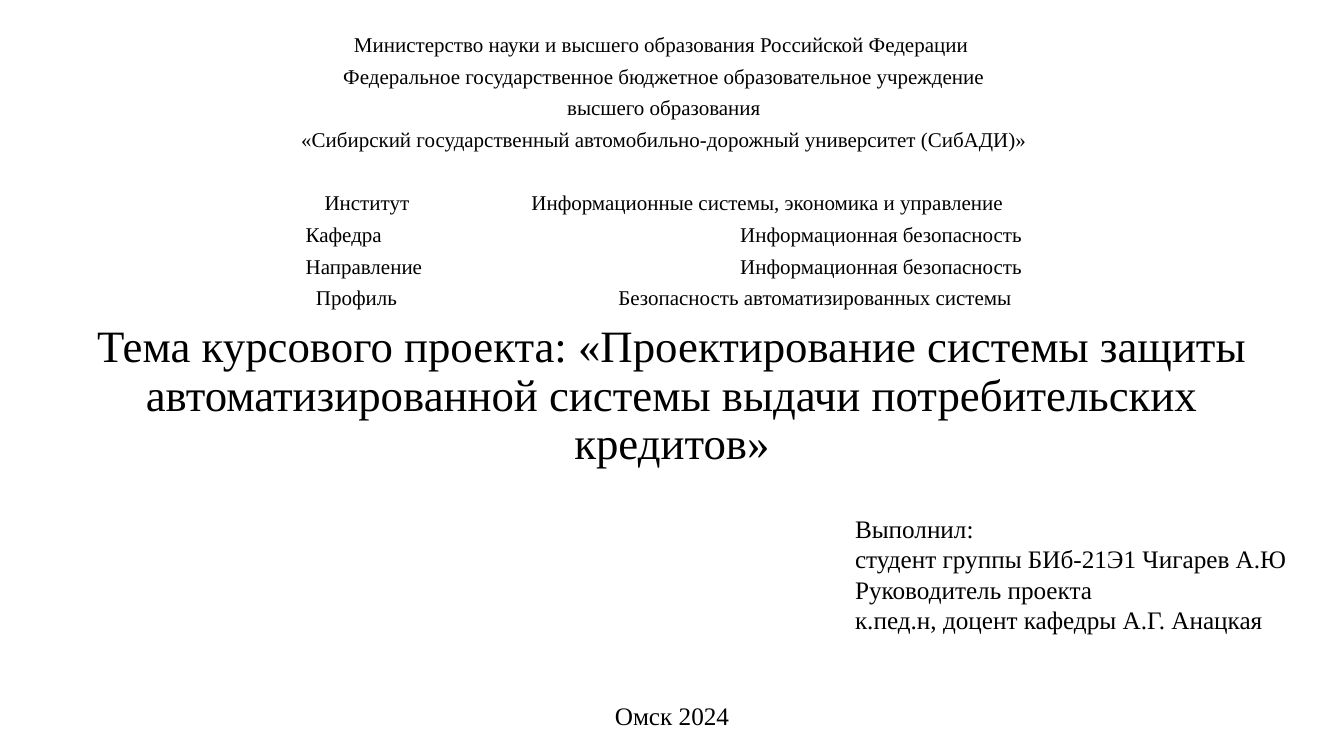
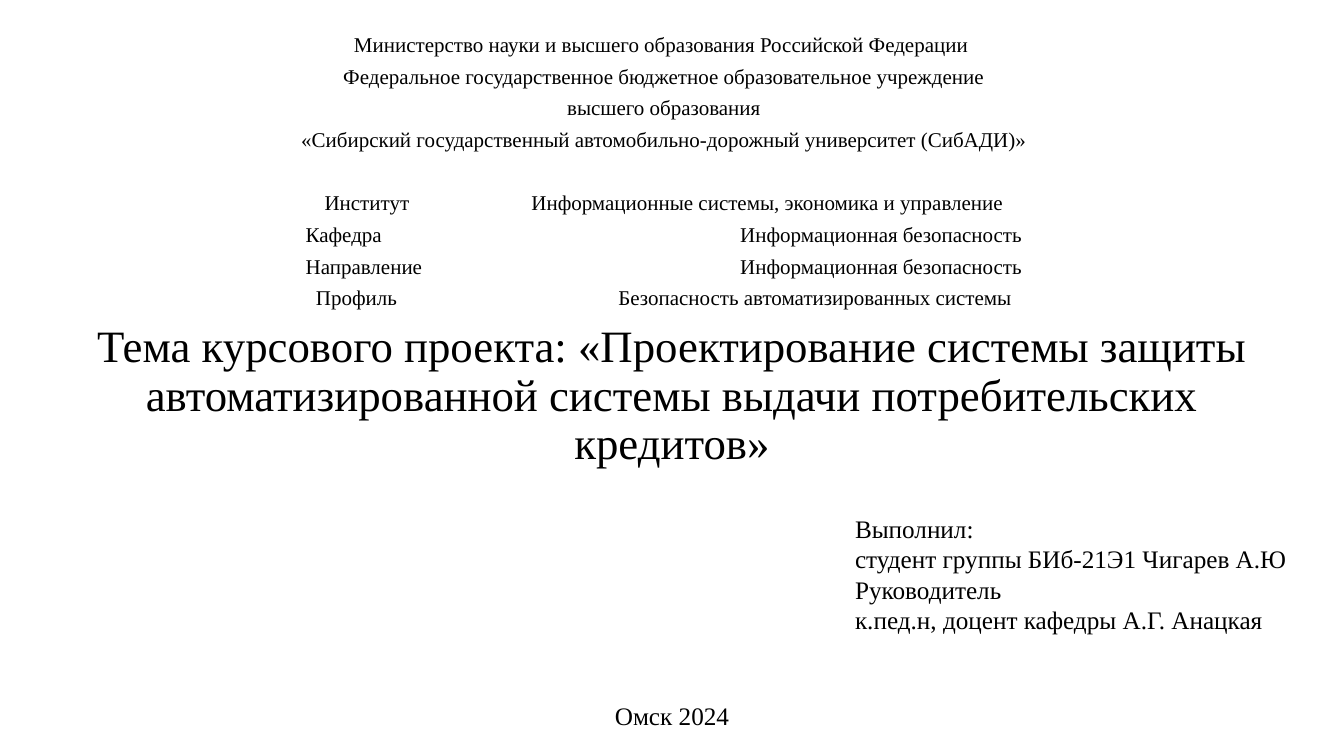
Before and after one commit to A1ex1in/3k2sKursachi, a slide deck: slide 1 of анацкая/КП/КР ЧигаревА.Ю. БИб-21Э1 ТПЗАС.pptx. Drawn at 1344x756 pixels with LibreOffice and Linux fonts; fonts in the diff are those of the drawing. Boxes give left, top, right and bottom in pixels: in the first picture for what was removed or moved away, otherwise in the second. Text is boxed around its words. In the diff, an @@ line names an element or a change of style, - is before the commit and + after.

```diff
--- a/анацкая/КП/КР ЧигаревА.Ю. БИб-21Э1 ТПЗАС.pptx
+++ b/анацкая/КП/КР ЧигаревА.Ю. БИб-21Э1 ТПЗАС.pptx
@@ text at (855, 582, 1001, 605): text changed @@
-Руководитель проекта
+Руководитель
```
